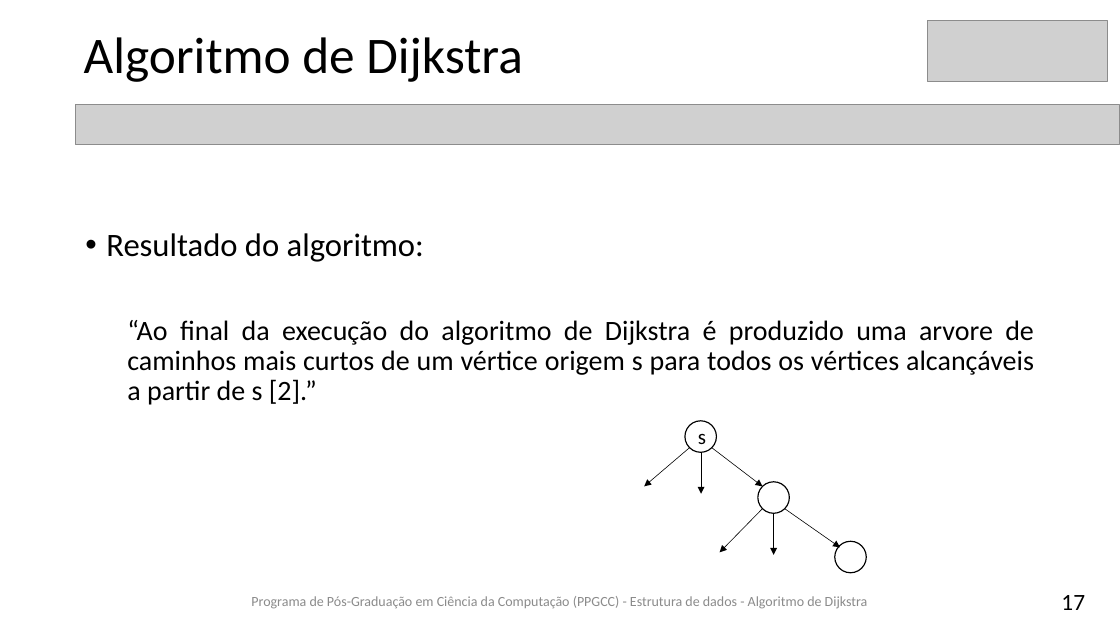
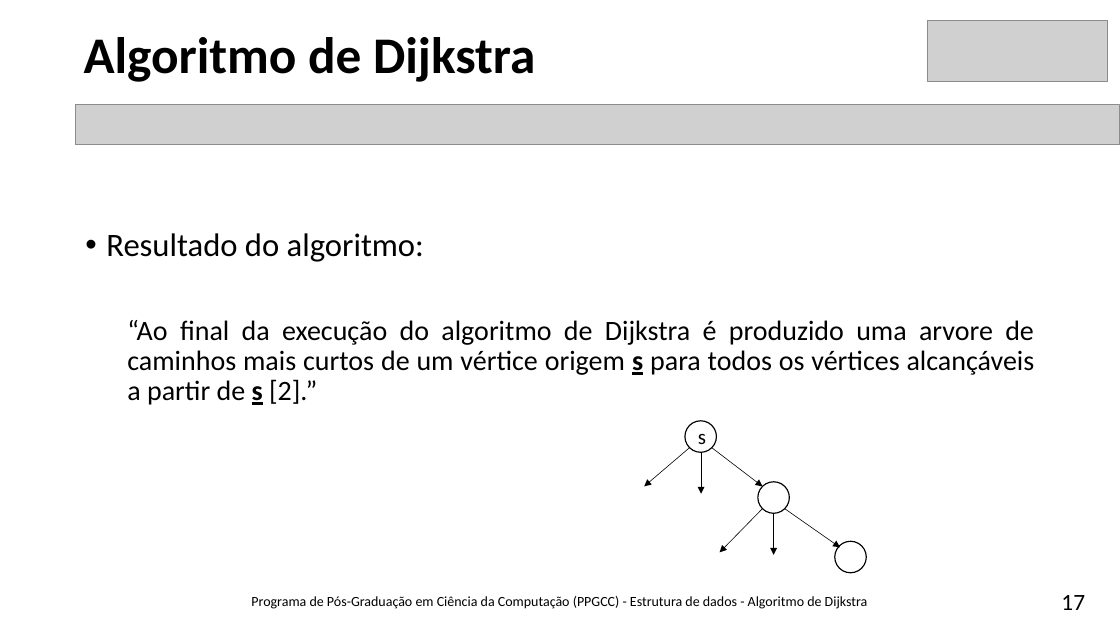
Before and after one commit to brunoslima/Dijkstra-Algorithm, a slide deck: slide 17 of Theory/Algoritmo-Dijkstra-BrunoLima.pptx. Drawn at 1120x630 pixels with LibreOffice and Linux fonts; fonts in the diff are those of the drawing; grey boxes stand for pictures. Boxes give left, top, right and bottom in pixels: in the first picture for what was removed or moved away, otherwise in the second. Text is boxed around its words. In the diff, an @@ line names an element or a change of style, - is before the commit and + after.

```diff
--- a/Theory/Algoritmo-Dijkstra-BrunoLima.pptx
+++ b/Theory/Algoritmo-Dijkstra-BrunoLima.pptx
@@ title "Algoritmo de Dijkstra" at [84,37,535,82]: bold on @@
@@ text at [127,320,1035,405]: bold on, underline on in "s s" @@
@@ text "Programa de Pós-Graduação em Ciência ..." at [251,596,868,609]: text colour #8C8C8C to #000000 @@
```
Also in this commit, not shown: 52 other slides changed, 1 slide added.
